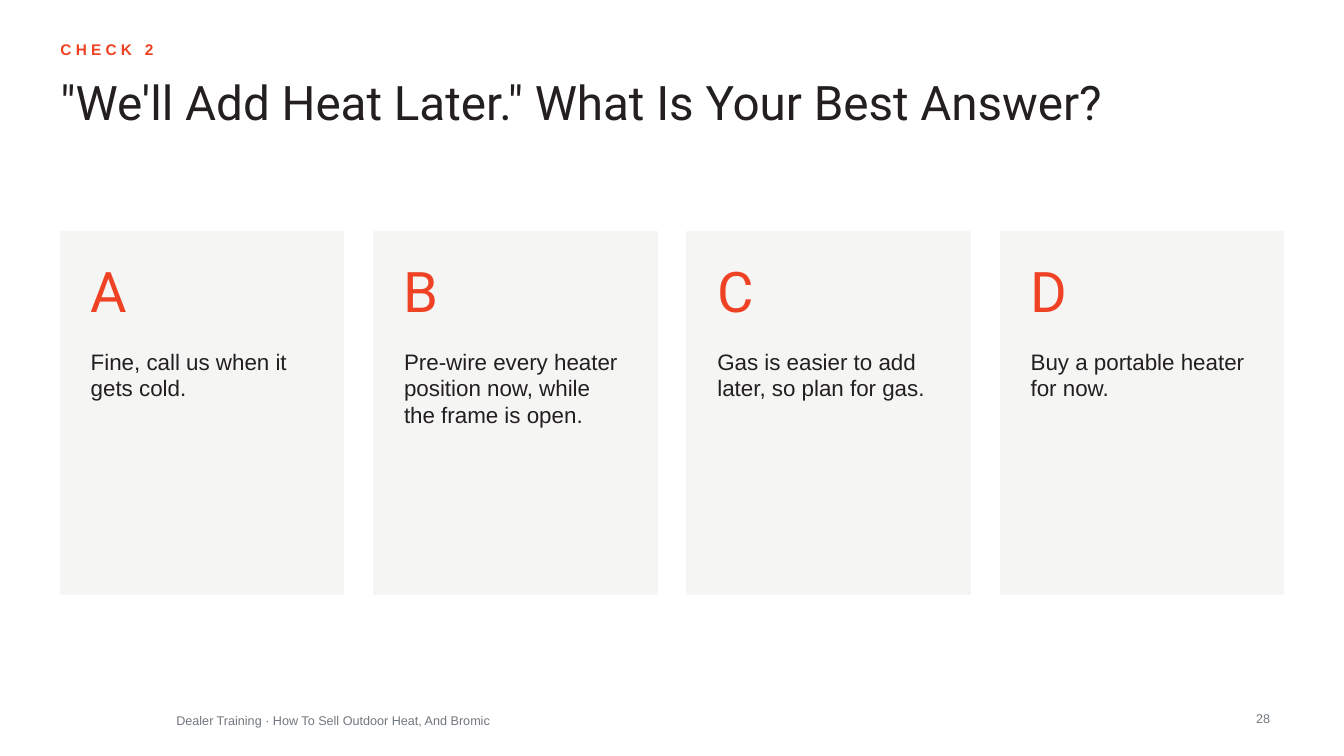
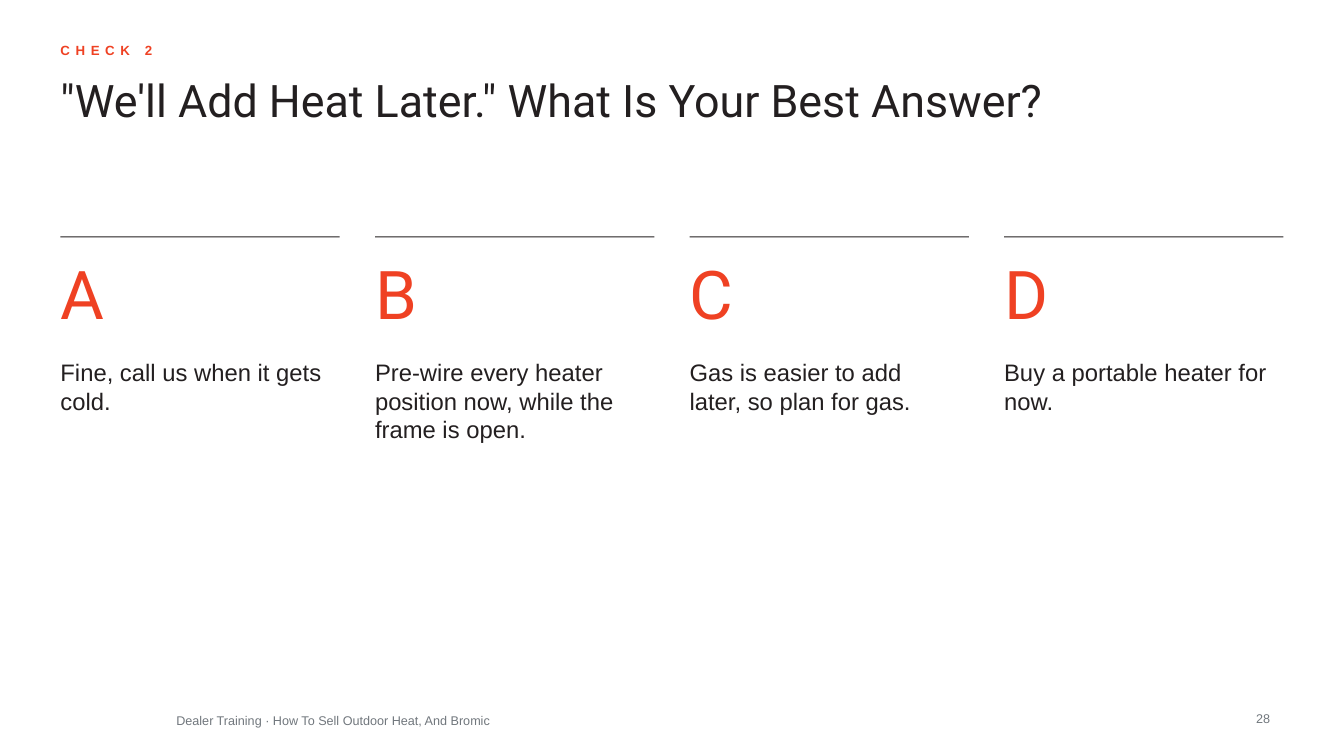
Before and after one commit to aayuvis/Bromic_Marketing, a slide deck: slide 28 of decks/training/out/Bromic-Dealer-How-To-Sell-Outdoor-Heat.pptx. Drawn at 1344x756 pixels with LibreOffice and Linux fonts; fonts in the diff are those of the drawing; background and template pictures are left out. Boxes give left, top, right and bottom in pixels: in the first picture for what was removed or moved away, otherwise in the second. Text is boxed around its words. In the diff, an @@ line names an element or a change of style, - is before the commit and + after.

```diff
--- a/decks/training/out/Bromic-Dealer-How-To-Sell-Outdoor-Heat.pptx
+++ b/decks/training/out/Bromic-Dealer-How-To-Sell-Outdoor-Heat.pptx
@@ text "CHECK 2" at bbox=[145, 46, 152, 55]: size 11 to 9.5 pt, letter spacing 3 to 4 pt @@
@@ title ""We'll Add Heat Later." What ..." at bbox=[60, 83, 1042, 118]: size 34 to 32 pt @@
@@ rectangle removed at bbox=[60, 232, 344, 595] @@
@@ line added from (60, 237) to (340, 237), #231F20 0.75 pt @@
@@ rectangle removed at bbox=[374, 232, 657, 595] @@
@@ line added from (375, 237) to (654, 237), #231F20 0.75 pt @@
@@ rectangle removed at bbox=[688, 232, 971, 595] @@
@@ line added from (690, 237) to (969, 237), #231F20 0.75 pt @@
@@ rectangle removed at bbox=[1000, 232, 1284, 595] @@
@@ line added from (1004, 237) to (1284, 237), #231F20 0.75 pt @@
@@ size 40 to 48 pt in 4 elements at bbox=[1004, 271, 1048, 319], bbox=[690, 270, 734, 320], bbox=[375, 271, 417, 319], bbox=[60, 271, 104, 319] @@
@@ text "A": place and size @@
-text "A" at bbox=[91, 272, 128, 312]
+text "A" at bbox=[60, 271, 104, 319]
@@ text "B": place and size @@
-text "B" at bbox=[404, 272, 439, 312]
+text "B" at bbox=[375, 271, 417, 319]
@@ text "C": place and size @@
-text "C" at bbox=[717, 271, 753, 313]
+text "C" at bbox=[690, 270, 734, 320]
@@ text "D": place and size @@
-text "D" at bbox=[1031, 272, 1068, 312]
+text "D" at bbox=[1004, 271, 1048, 319]
@@ size 16 to 17 pt in 4 elements at bbox=[1004, 363, 1266, 411], bbox=[690, 363, 911, 415], bbox=[375, 363, 613, 443], bbox=[60, 363, 321, 411] @@
@@ text "Fine, call us when it ...": place and size @@
-text "Fine, call us when it ..." at bbox=[91, 353, 287, 401]
+text "Fine, call us when it ..." at bbox=[60, 363, 321, 411]
@@ text "Pre-wire every heater position now, ...": place and size @@
-text "Pre-wire every heater position now, ..." at bbox=[404, 353, 617, 428]
+text "Pre-wire every heater position now, ..." at bbox=[375, 363, 613, 443]
@@ text "Gas is easier to add ...": place and size @@
-text "Gas is easier to add ..." at bbox=[717, 353, 924, 401]
+text "Gas is easier to add ..." at bbox=[690, 363, 911, 415]
@@ text "Buy a portable heater for ...": place and size @@
-text "Buy a portable heater for ..." at bbox=[1031, 353, 1244, 397]
+text "Buy a portable heater for ..." at bbox=[1004, 363, 1266, 411]
```
Also in this commit, not shown: 28 other slides changed, 58 other files.
